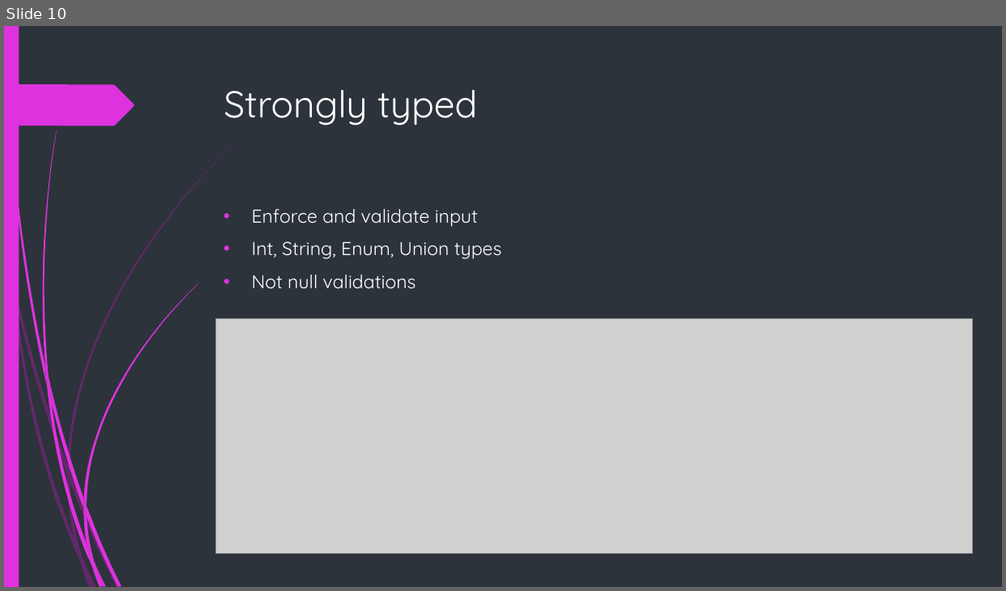
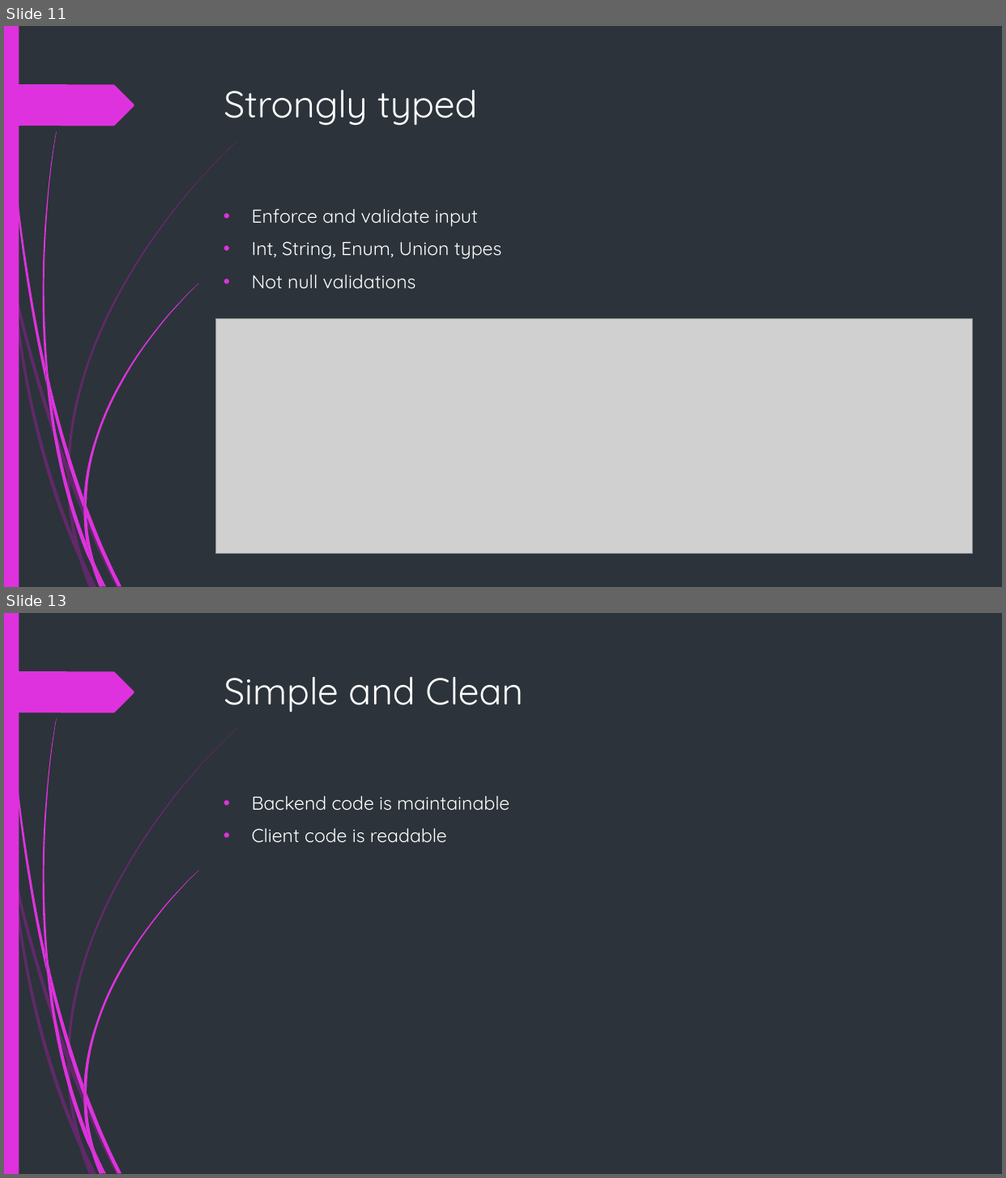
Before and after one commit to natvaldev/tedri, a slide deck: graphql/docs/graphql.pptx. Shown one above the other, each under a label of ours: slide 10 before the commit, slides 11 and 13 after it; the slides between them are not shown. The pictures are 1006x591 and 1006x1178 pixels, drawn with LibreOffice and Linux fonts; fonts in the diff are those of the drawing; grey boxes stand for pictures. Boxes give left, top, right and bottom in pixels: in the first picture for what was removed or moved away, otherwise in the second. Text is boxed around its words. In the diff, an @@ line names an element or a change of style, - is before the commit and + after.

```diff
--- a/graphql/docs/graphql.pptx
+++ b/graphql/docs/graphql.pptx
@@ slide 13 added at box(4, 613, 1002, 1174), background #2C333A; not listed: 24 template elements that a slide beside it also shows @@
@@ title added at box(224, 677, 523, 712), 36 pt, text #FFFFFF @@
+Simple and Clean
@@ text added at box(252, 796, 509, 843), 18 pt, text #FFFFFF @@
+• Backend code is maintainable
+• Client code is readable
@@ what was slide 10 is now slide 11 @@
```
Also in this commit, not shown: 1 slide changed, 1 other slide added, 8 other files.
